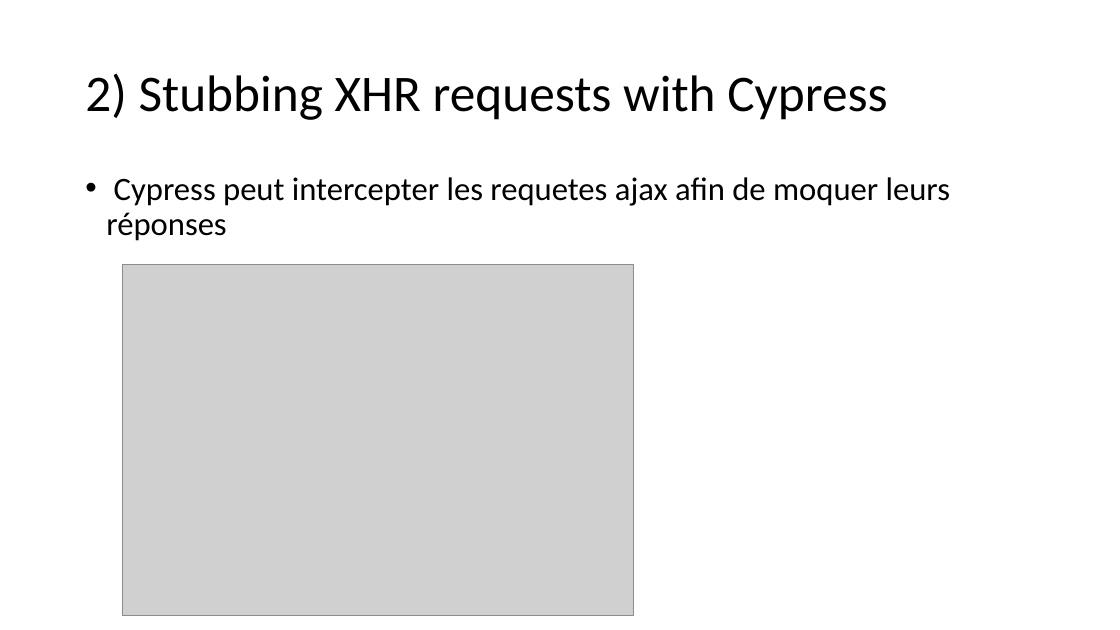
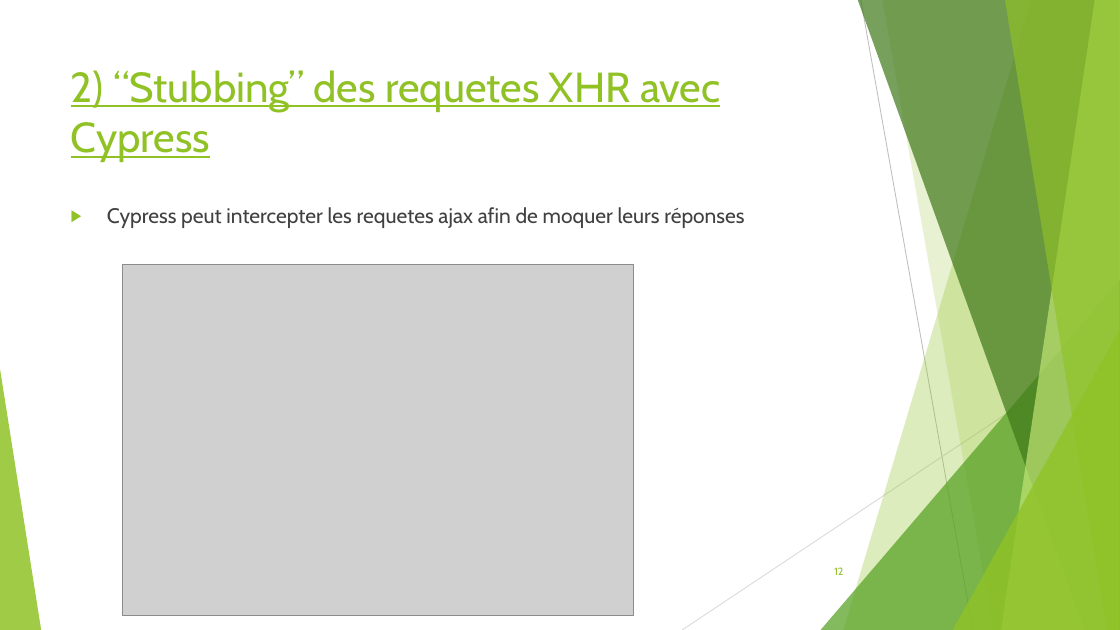
Before and after one commit to seblast312/cypress_youtube, a slide deck: slide 12 of Cypress.pptx (slide 11 before the commit). Drawn at 1120x630 pixels with LibreOffice and Linux fonts; fonts in the diff are those of the drawing; grey boxes stand for pictures. Boxes give left, top, right and bottom in pixels: in the first picture for what was removed or moved away, otherwise in the second. Text is boxed around its words. In the diff, an @@ line names an element or a change of style, - is before the commit and + after.

```diff
--- a/Cypress.pptx
+++ b/Cypress.pptx
@@ title "2) “Stubbing” des requetes XHR ..." at (71, 70, 720, 162): vertical alignment middle to top @@
@@ title at (71, 70, 720, 162): text changed; size 44 to 36 pt; font Calibri to Cabin; text colour #000000 to #90C226 @@
-2) Stubbing XHR requests with Cypress
+2) “Stubbing” des requetes XHR avec Cypress
@@ text "Cypress peut intercepter les requetes ...": place and size @@
-text "Cypress peut intercepter les requetes ..." at (106, 177, 950, 241)
+text "Cypress peut intercepter les requetes ..." at (107, 207, 744, 228)
@@ text "Cypress peut intercepter les requetes ..." at (107, 207, 744, 228): size 28 to 18 pt, font Calibri to Cabin, text colour #000000 to #404040; bullet • to ▶; line spacing 0.9 to 1 @@
@@ group added at (0, 0, 1120, 630): 5 freeform shapes, 3 triangles, 2 lines @@
@@ page number added at (834, 567, 843, 575), 9 pt, text #90C226 @@
+12
```
Also in this commit, not shown: 17 other slides changed, 4 slides added, 1 slide removed.
